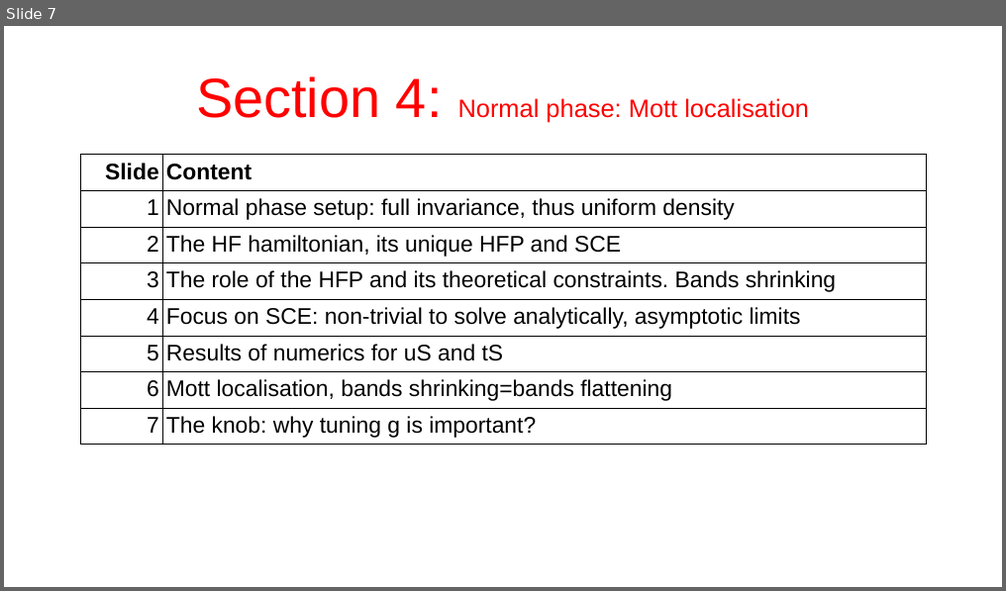
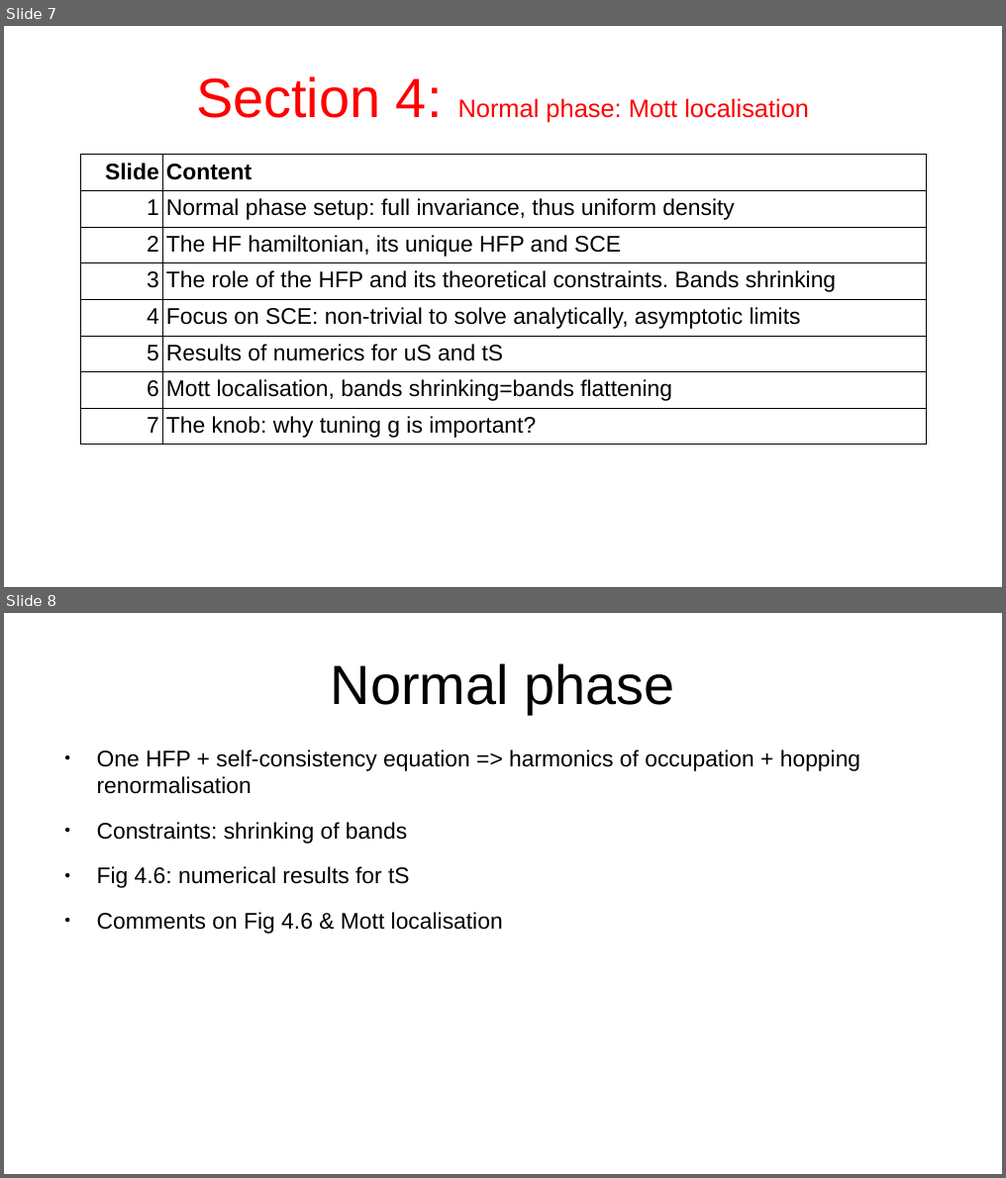
Before and after one commit to nepero27178/EHM-HF, a slide deck: Slides/draft.odp. Shown one above the other, each under a label of ours: slide 7 before the commit, slides 7 and 8 after it. The pictures are 1006x591 and 1006x1178 pixels, drawn with LibreOffice and Linux fonts; fonts in the diff are those of the drawing. Boxes give left, top, right and bottom in pixels: in the first picture for what was removed or moved away, otherwise in the second. Text is boxed around its words. In the diff, an @@ line names an element or a change of style, - is before the commit and + after.

```diff
--- a/Slides/draft.odp
+++ b/Slides/draft.odp
@@ slide 8 added at box(4, 613, 1002, 1174), background #FFFFFF @@
@@ title added at box(331, 663, 674, 714), 44 pt, text #000000 @@
+Normal phase
@@ text added at box(97, 750, 860, 934), 18 pt, text #000000 @@
+● One HFP + self-consistency equation => harmonics of occupation + hopping renormalisation
+● Constraints: shrinking of bands
+● Fig 4.6: numerical results for tS
+● Comments on Fig 4.6 & Mott localisation
```
Also in this commit, not shown: 1 slide removed, 35 other files.
